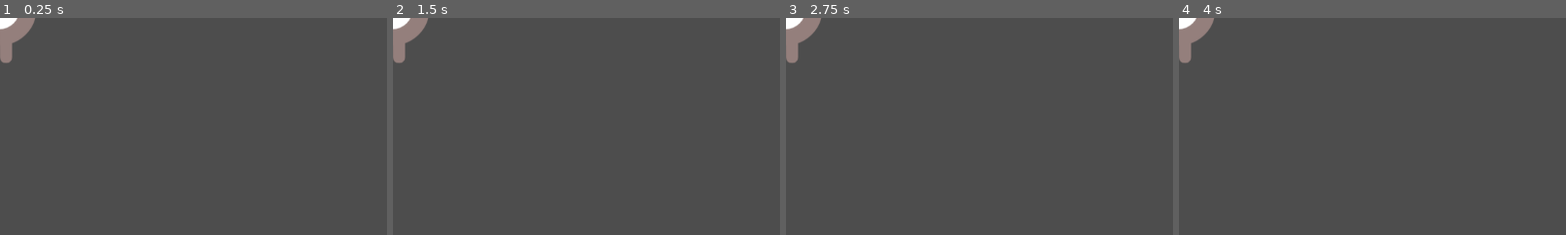
Above: before the commit, frames 1-4 (left to right).
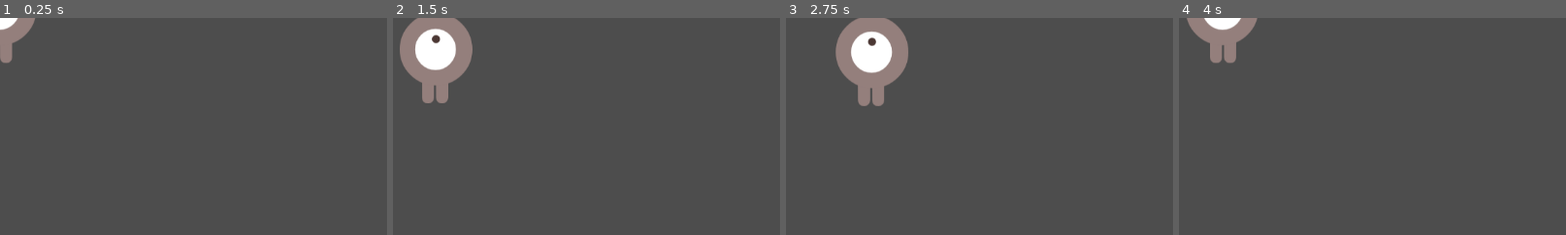
Above: after the commit, the same moments.

Repository: himanushi/godot-test
Game: Godot game, scene res://main.tscn
Same seed, same stepped clock (60 frames per second), same inputs: the game is played once before the commit and once after it. The project has no main scene, so this scene is started directly.
Inputs:
- Up to frame 1 (0.25 s): no input
- Up to frame 2 (1.5 s): tap Enter at 0.5 s; hold Right (ui_right) 0.53-1.28 s; tap Space at 1.25 s; hold Down (ui_down) from 1.28 s (still down)
- Up to frame 3 (2.75 s): tap Enter at 2 s; release Down (ui_down) at 2.03 s; hold Right (ui_right) from 2.03 s (still down)
- Up to frame 4 (4 s): tap Space at 2.75 s; release Right (ui_right) at 2.78 s; hold Up (ui_up) 2.78-3.53 s; tap Enter at 3.5 s; hold Left (ui_left) from 3.53 s (still down)
The pictures show only the part of the screen within x 0-50%, y 0-50%; the shares and areas given below are measured in that part.

The runs differ from the first frame. In frame 1, less than 0.1% of the frame differs, in the area x 0-5%, y 0-6%; in frame 2, 5.4%; in frame 3, 6.5%, in the area x 0-32%, y 0-41%; in frame 4, 2.6%.

Commit message:
fix: player.tscn

Diff:
--- a/srpg/characters/player.tscn
+++ b/srpg/characters/player.tscn
@@ -1,5 +1,6 @@
-[gd_scene load_steps=7 format=3 uid="uid://bprsxgrqv27my"]
+[gd_scene load_steps=8 format=3 uid="uid://bprsxgrqv27my"]
 
+[ext_resource type="Script" path="res://characters/player.gd" id="1_v5x5v"]
 [ext_resource type="Texture2D" uid="uid://bbno0kn8uiaa1" path="res://assets/playerGrey_up1.png" id="1_x0jl3"]
 [ext_resource type="Texture2D" uid="uid://bu4awk6vm36cq" path="res://assets/playerGrey_up2.png" id="2_evndh"]
 [ext_resource type="Texture2D" uid="uid://g77b8ucd345c" path="res://assets/playerGrey_walk1.png" id="3_h1q25"]
@@ -43,6 +44,7 @@
 height = 136.0
 
 [node name="Player" type="CharacterBody2D"]
+script = ExtResource("1_v5x5v")
 
 [node name="AnimatedSprite2D" type="AnimatedSprite2D" parent="."]
 sprite_frames = SubResource("SpriteFrames_vcy1y")
